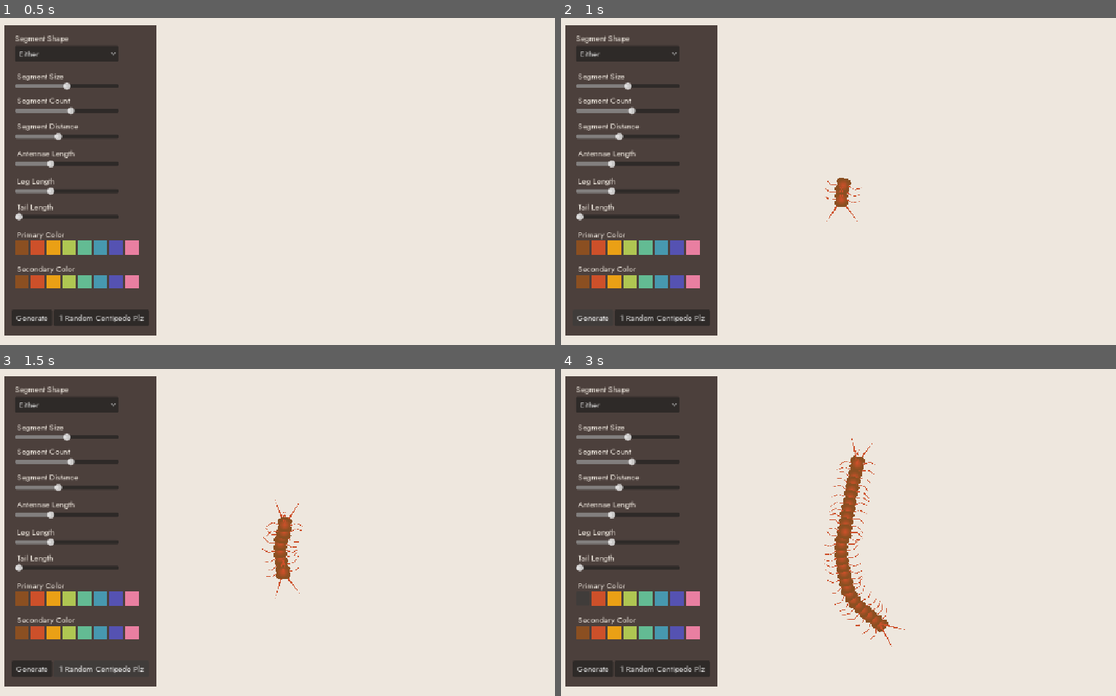
Above: before the commit, frames 1-4 (two rows, left to right).
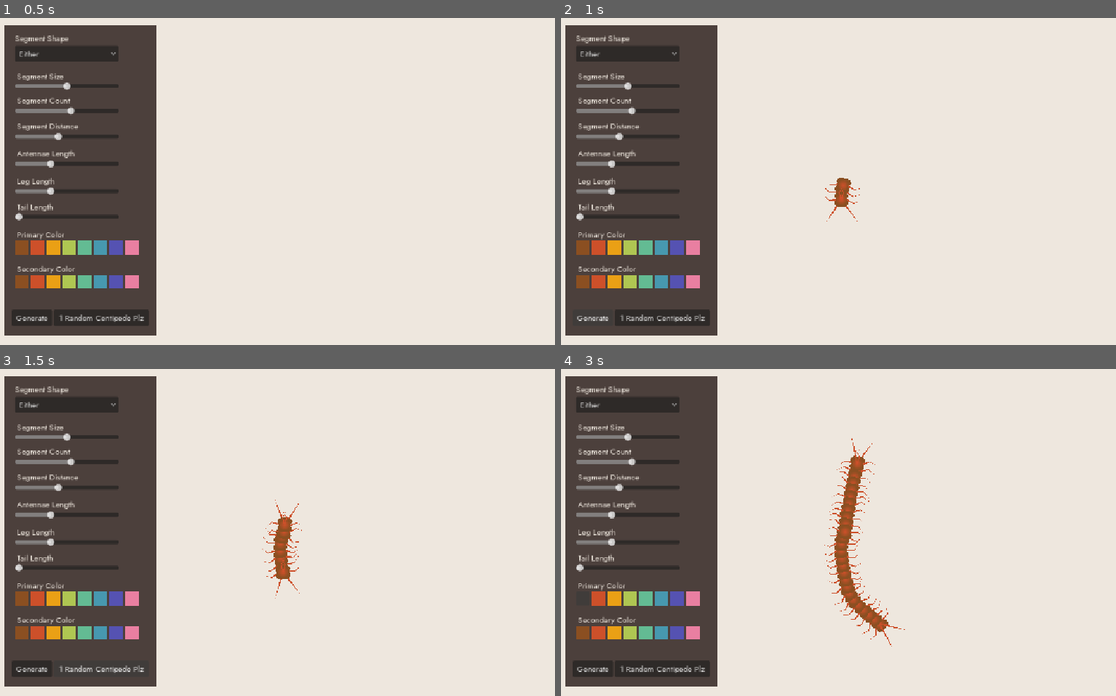
Above: after the commit, the same moments.

Repository: humanpersonssb/Centipede-
Game: Godot game, scene res://centipedeScene.tscn
Two runs of this game, one before a commit and one after it. Both use one fixed random seed, a clock stepped at 60 frames per second and the inputs below.
Inputs (mouse positions are in pixels of both pictures, inside the frame that each line leads up to):
- Up to frame 1 (0.5 s): no input
- Up to frame 2 (1 s): click "Generate" at 0.5 s
- Up to frame 3 (1.5 s): click "1 Random Centipede Plz" at 1.25 s
- Up to frame 4 (3 s): click "Either" at 2 s; click (583, 597) at 2.75 s

Frame 1 is identical in both runs. In frame 2, less than 0.1% of the frame differs, in the area x 47-55%, y 49-57%; in frame 3, less than 0.1%; in frame 4, 0.3%, in the area x 47-59%, y 24-83%.

Commit message:
legs+blood

Diff:
--- a/centipede/centipedeScene.tscn
+++ b/centipede/centipedeScene.tscn
@@ -63,6 +63,8 @@
 script = ExtResource("1_4j51b")
 
 [node name="Background" type="Polygon2D" parent="." unique_id=1171298708]
+position = Vector2(-156, -81.00001)
+scale = Vector2(1.3491254, 1.2502732)
 color = Color(0.93333334, 0.90588236, 0.87058824, 1)
 polygon = PackedVector2Array(270, -137, 1225, -116, 1242, 768, -112, 778, -130, -81)
 
--- a/centipede/segment.gd
+++ b/centipede/segment.gd
@@ -52,7 +52,7 @@
 	overlay.scale = Vector2.ONE
 	overlay.modulate = data.secondary_color
 
-	var leg_tex = preload("res://assets/leg_bent.png")
+	var leg_tex = preload("res://assets/leg_bent_lessScary.png")
 	left_leg.texture = leg_tex
 	left_leg.scale = Vector2.ONE * data.size * 0.05 * data.legs
 	left_leg.scale.x = -left_leg.scale.x
@@ -190,7 +190,7 @@
 			splatter.texture = blood_textures[randi() % blood_textures.size()]
 			splatter.rotation = randf_range(0, TAU)
 			splatter.scale = Vector2.ONE * seg_size *part.velocity.length() *0.0005
-			splatter.modulate =  Color("#e861c5")
+			splatter.modulate =  Color("#302320")
 			blood_node.add_child(splatter)
 			splatter.global_position = part.node.global_position
 
Binary file added: centipede/assets/leg_bent_lessScary.png
Not shown, added: centipede/assets/leg_bent_lessScary.png.import
